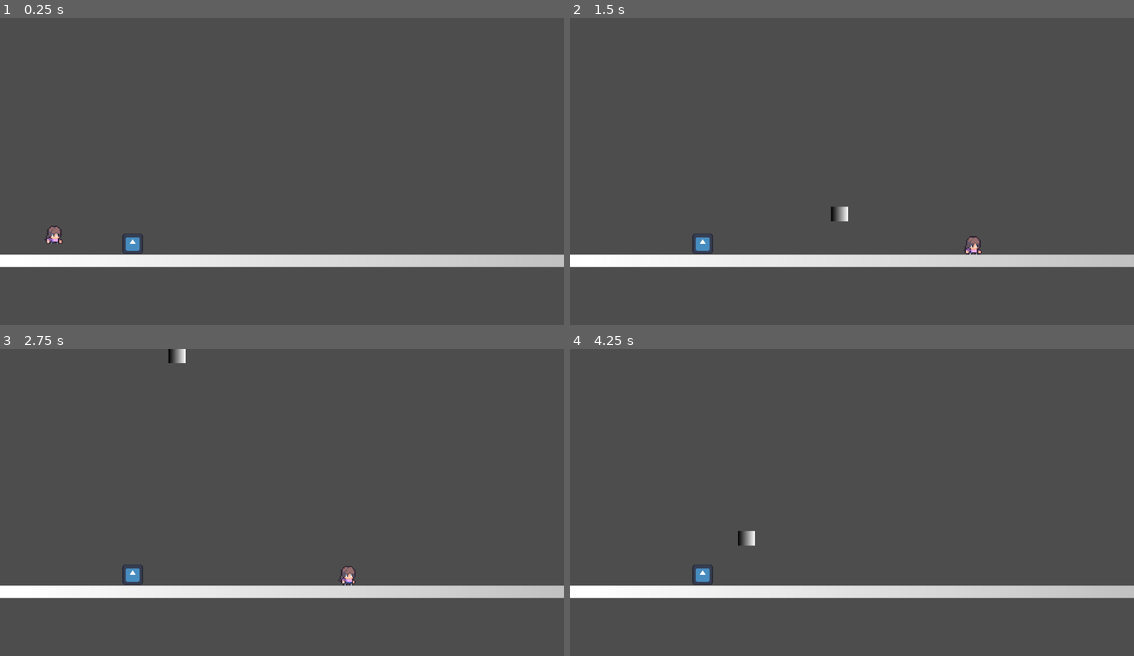
Above: before the commit, frames 1-4 (two rows, left to right).
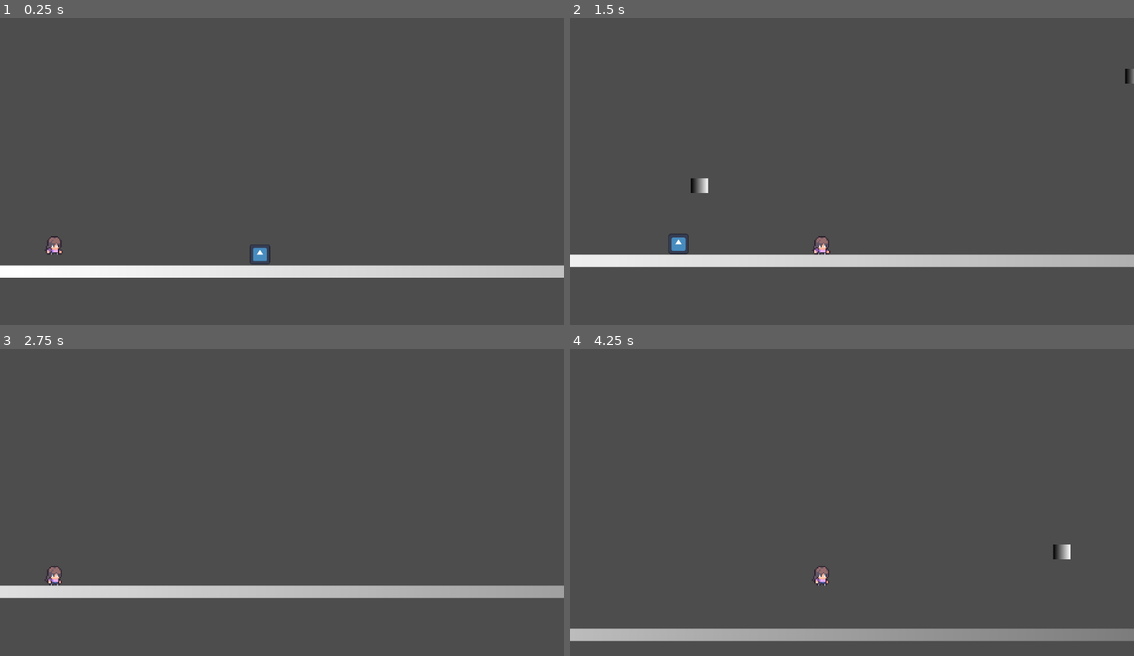
Above: after the commit, the same moments.

Repository: ajogerio/monkey-game
Game: Godot game, scene res://Scenes/game_scene.tscn
The game is run twice, just before and just after one commit, with the same random seed, the same clock (stepped at 60 frames per second) and the same inputs. This scene is started directly instead of the project's main scene. The engine's default icon, where the game draws it, is replaced by a stand-in: a white triangle on a blue panel in a dark square.
Inputs (mouse positions are in pixels of both pictures, inside the frame that each line leads up to):
- Up to frame 1 (0.25 s): no input
- Up to frame 2 (1.5 s): move the mouse to (976, 159) at 0.52 s; hold D (move_right) from 0.53 s (still down); click (976, 159) at 0.6 s; tap W (jump) at 0.77 s; move the mouse to (739, 192) at 1.27 s; click (739, 192) at 1.35 s
- Up to frame 3 (2.75 s): tap W (jump) at 1.52 s; move the mouse to (338, 438) at 2.02 s; release D (move_right) at 2.03 s; hold A (move_left) from 2.03 s (still down); click (338, 438) at 2.1 s
- Up to frame 4 (4.25 s): move the mouse to (823, 570) at 2.77 s; release A (move_left) at 2.78 s; hold D (move_right) from 2.78 s (still down); click (823, 570) at 2.85 s; tap W (jump) at 3.02, 3.77 s; move the mouse to (1021, 554) at 3.52 s; click (1021, 554) at 3.6 s

The runs differ from the first frame. In frame 1, 7.8% of the frame differs, in the area x 0-100%, y 67-85%; in frame 2, 0.8%; in frame 3, 4.4%; in frame 4, 8.8%, in the area x 0-100%, y 59-96%.

Commit message:
feat: add left and right drag margins

Diff:
--- a/Scenes/game_scene.tscn
+++ b/Scenes/game_scene.tscn
@@ -11,15 +11,20 @@
 [node name="Player" parent="." instance=ExtResource("1_hoxpg")]
 position = Vector2(85, 189)
 
+[node name="Camera2D" parent="Player" instance=ExtResource("3_ap1i3")]
+position = Vector2(187, -58)
+zoom = Vector2(2.5, 2.5)
+drag_horizontal_enabled = true
+drag_left_margin = 0.0
+drag_top_margin = 0.0
+drag_right_margin = 0.7
+drag_bottom_margin = 0.0
+script = ExtResource("3_rhkxv")
+
 [node name="Floor" parent="." instance=ExtResource("2_pn527")]
 position = Vector2(407, 238)
 
-[node name="Camera2D" parent="." instance=ExtResource("3_ap1i3")]
-position = Vector2(272, 173)
-zoom = Vector2(2.5, 2.5)
-script = ExtResource("3_rhkxv")
-
 [node name="Icon" type="Sprite2D" parent="."]
-position = Vector2(150, 228)
+position = Vector2(254, 228)
 scale = Vector2(0.128906, 0.128906)
 texture = ExtResource("5_c87le")
--- a/Scripts/camera.gd
+++ b/Scripts/camera.gd
@@ -1,9 +1,8 @@
 extends Camera2D
 
-func _ready() -> void:
-	drag_horizontal_enabled = true
-	drag_vertical_enabled = false
-
-	# set the drag margins
-	drag_left_margin = 0.3
-	drag_right_margin = 0.3
+#func _ready() -> void:
+	#drag_horizontal_enabled = true
+	#drag_vertical_enabled = false
+	#
+	## set the drag margins
+	#drag_left_margin = 0.1
